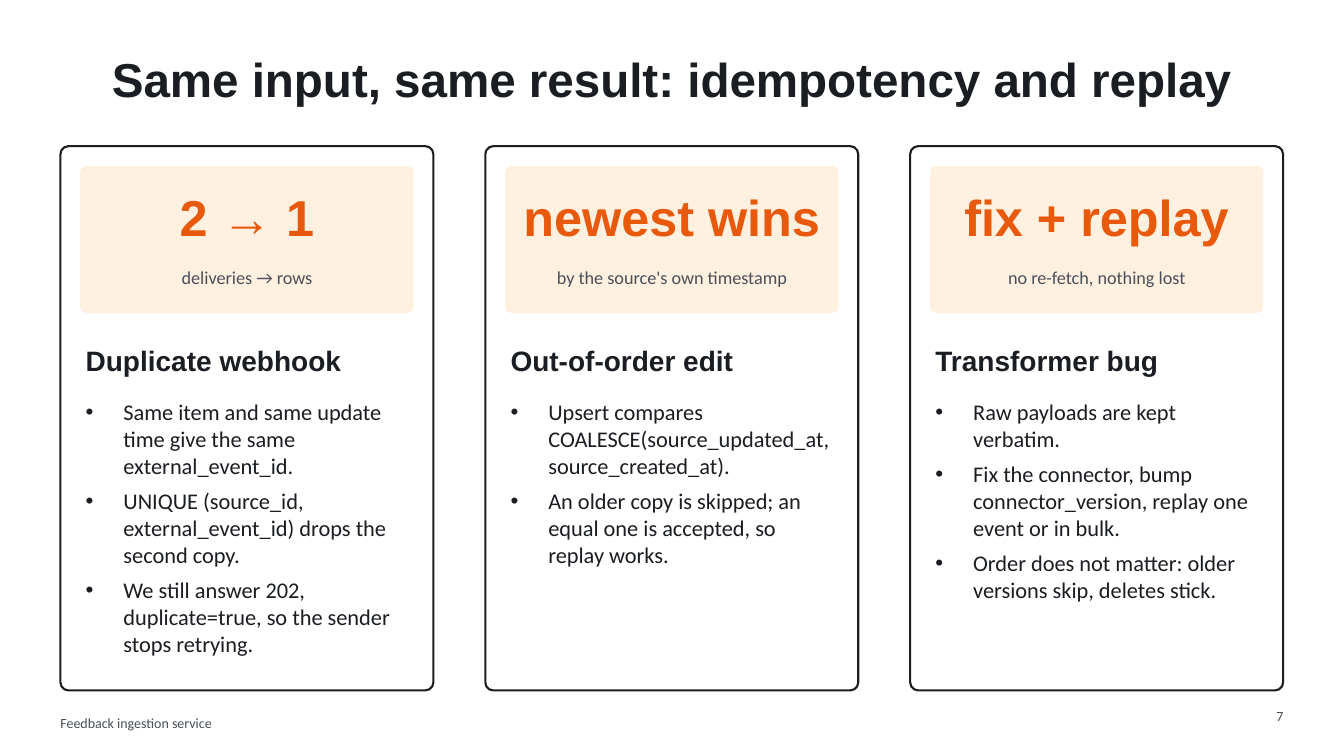
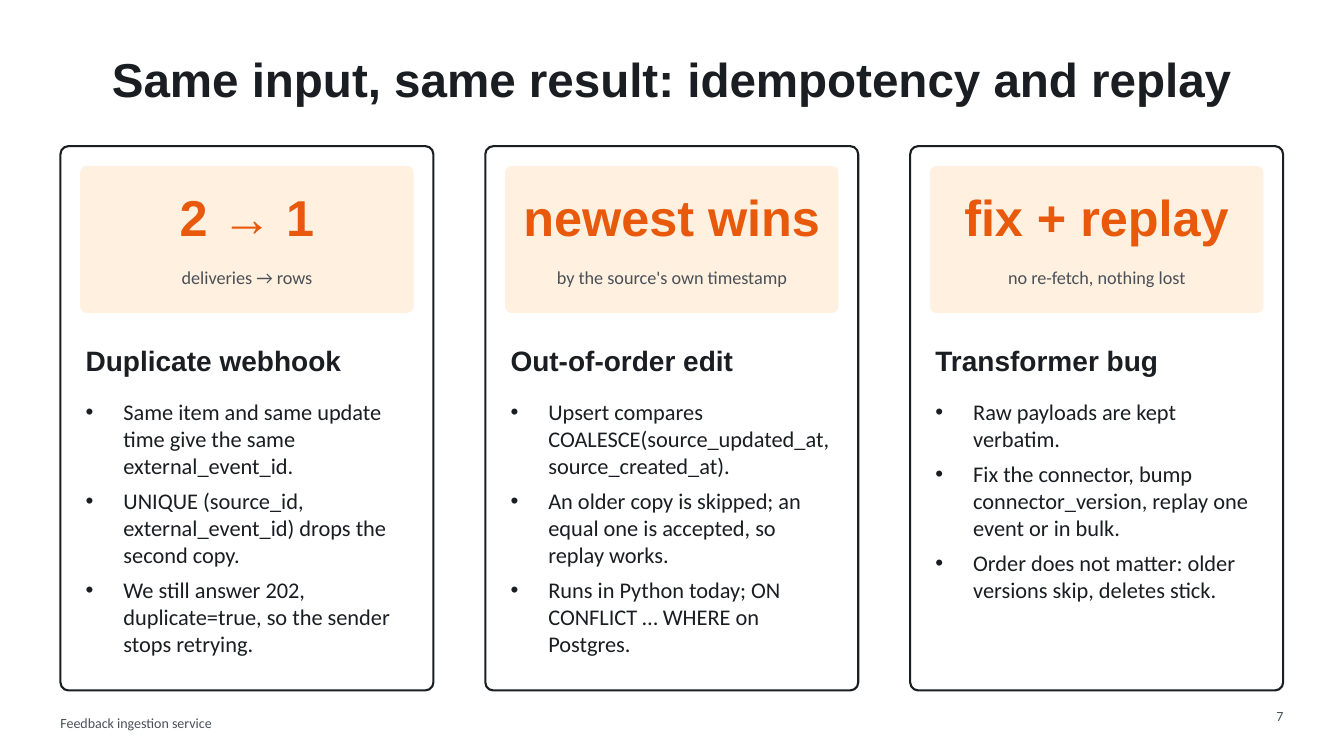
Before and after one commit to regalmoix/feedback-ingest, a slide deck: slide 7 of docs/slides/deck.pptx. Drawn at 1344x756 pixels with LibreOffice and Linux fonts; fonts in the diff are those of the drawing. Boxes give left, top, right and bottom in pixels: in the first picture for what was removed or moved away, otherwise in the second. Text is boxed around its words. In the diff, an @@ line names an element or a change of style, - is before the commit and + after.

```diff
--- a/docs/slides/deck.pptx
+++ b/docs/slides/deck.pptx
@@ text at bbox=[548, 582, 780, 656]: paragraph added @@
+• Runs in Python today; ON CONFLICT … WHERE on Postgres.
```
Also in this commit, not shown: 1 other slide changed, 22 other files.
